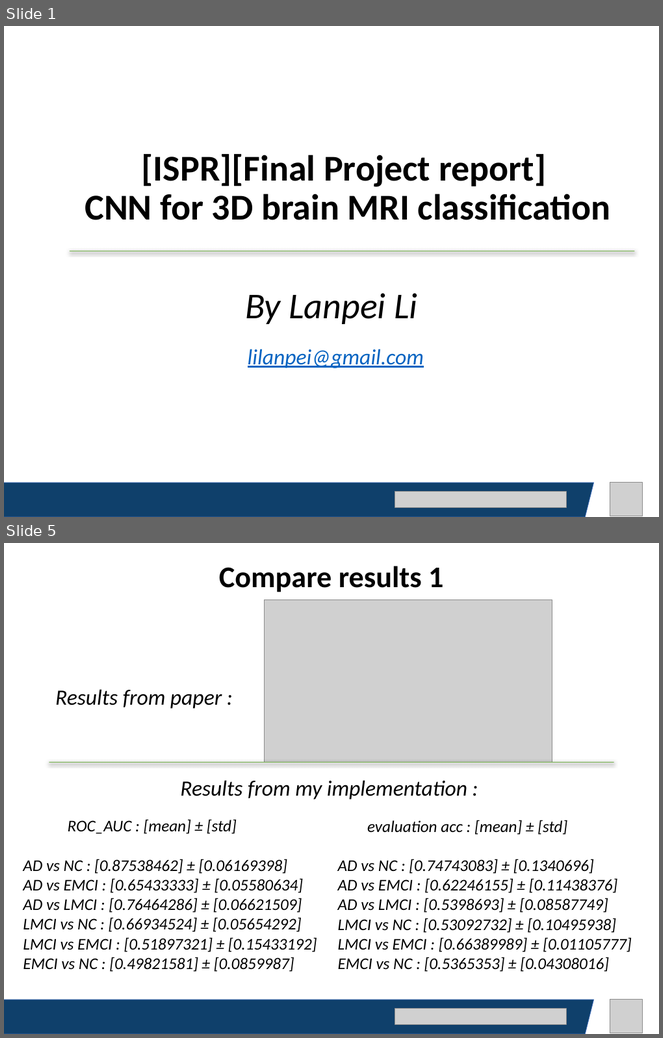
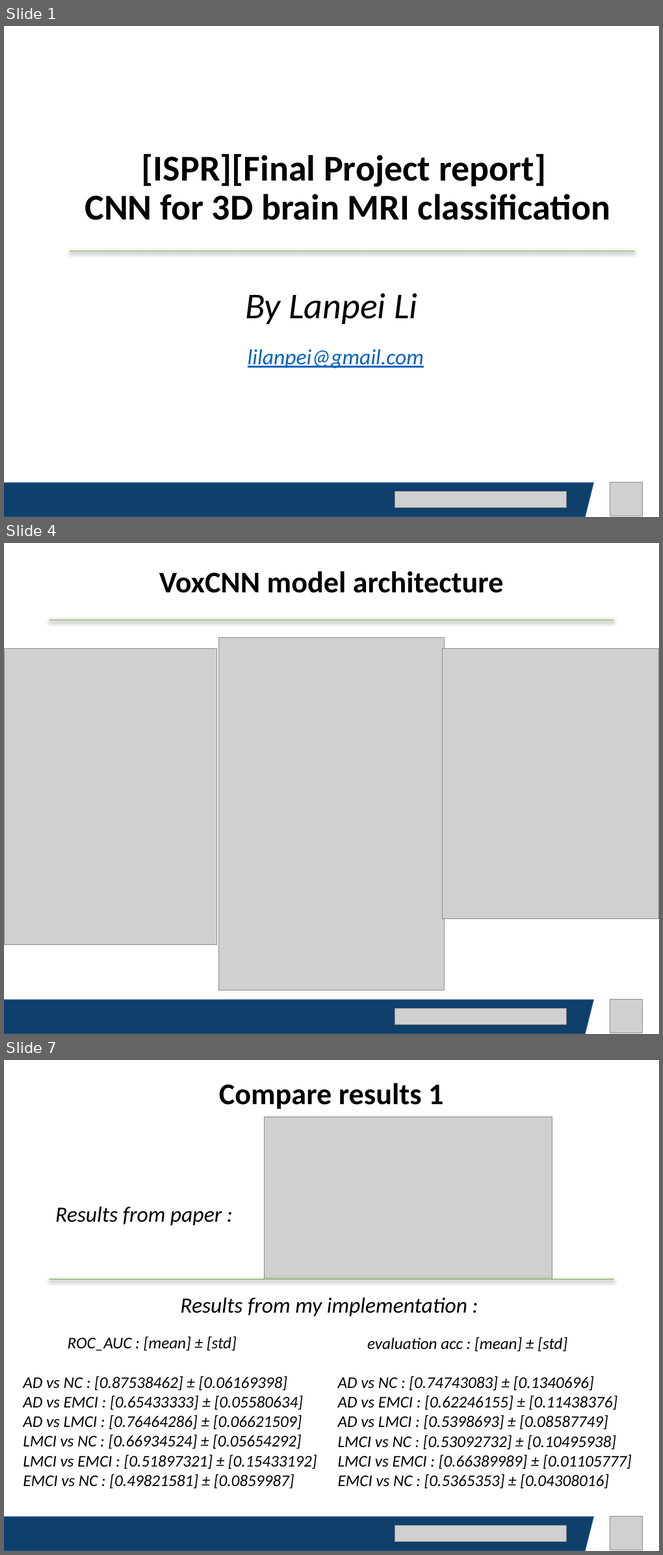
Before and after one commit to lilanpei/ADNI, a slide deck: ISPR_Final_Project_report_LanpeiLi.pptx. Shown one above the other, each under a label of ours: slides 1 and 5 before the commit, slides 1, 4 and 7 after it; the slides between them are not shown. The pictures are 663x1038 and 663x1555 pixels, drawn with LibreOffice and Linux fonts; fonts in the diff are those of the drawing; grey boxes stand for pictures. Boxes give left, top, right and bottom in pixels: in the first picture for what was removed or moved away, otherwise in the second. Text is boxed around its words. In the diff, an @@ line names an element or a change of style, - is before the commit and + after.

```diff
--- a/ISPR_Final_Project_report_LanpeiLi.pptx
+++ b/ISPR_Final_Project_report_LanpeiLi.pptx
@@ slide 4 added at (4, 543, 659, 1034), background #FFFFFF @@
@@ text added at (159, 571, 504, 593), 33 pt, text #000000, bold @@
+VoxCNN model architecture
@@ line added from (50, 620) to (614, 620), #70AD47 0.5 pt @@
@@ picture added at (219, 637, 445, 990) @@
@@ picture added at (4, 648, 217, 945) @@
@@ picture added at (442, 648, 659, 919) @@
@@ parallelogram added at (4, 1000, 594, 1034), fill #0F406B, outline #4472C4 0.5 pt @@
@@ picture added at (395, 1009, 567, 1025) @@
@@ picture added at (610, 1000, 643, 1033) @@
@@ what was slide 5 is now slide 7 @@
```
Also in this commit, not shown: 6 slides changed, 3 other slides added.
